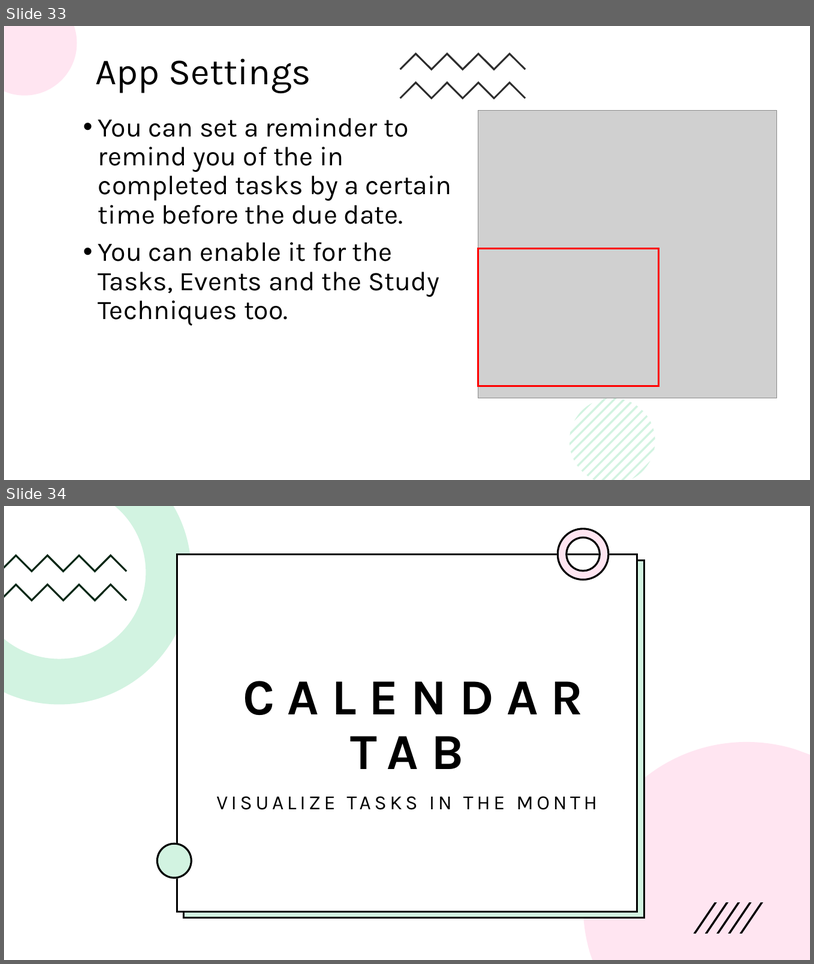
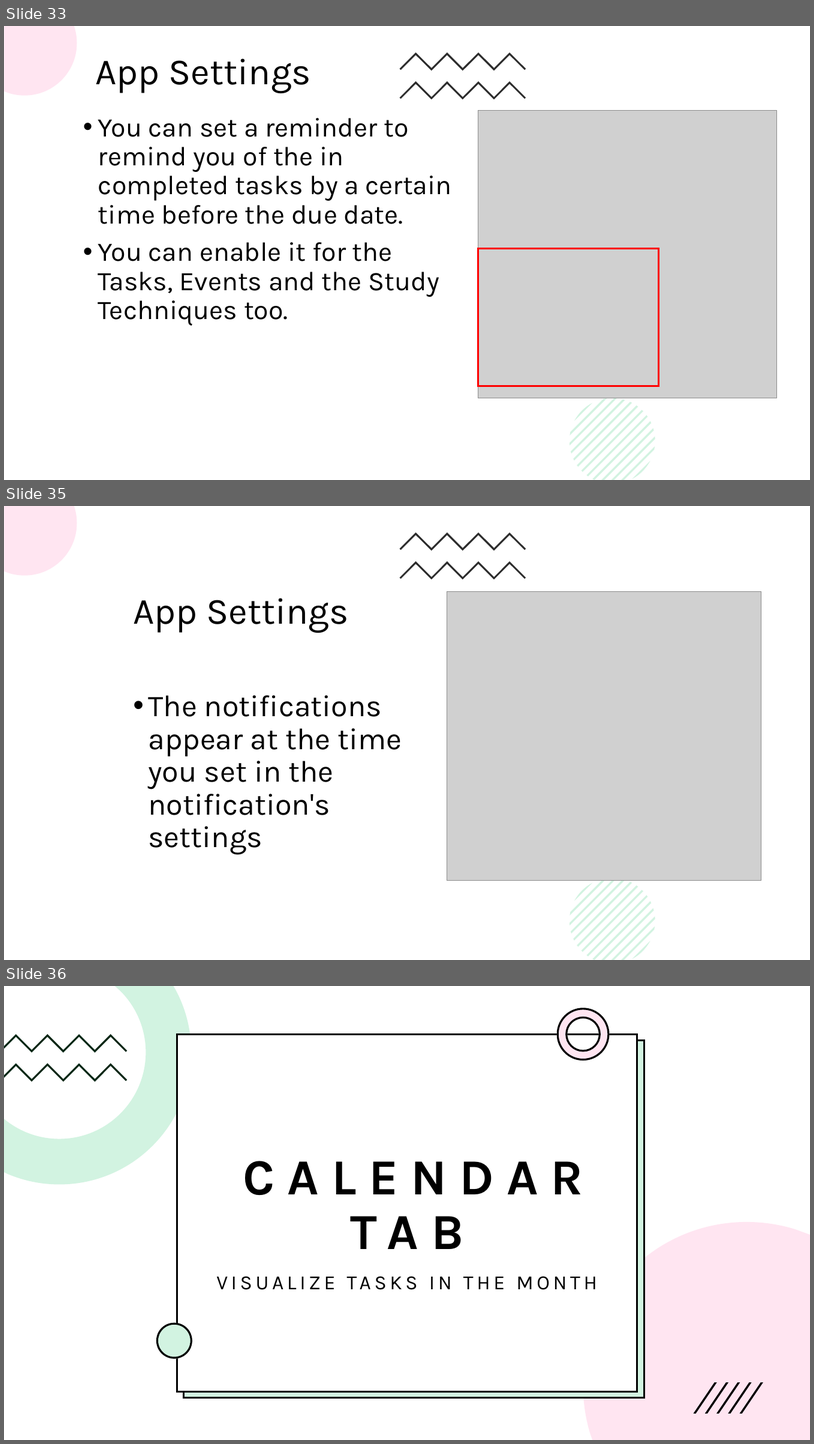
Before and after one commit to BadrGello/Task-Management-App, a slide deck: Documents/Final presentation.pptx. Shown one above the other, each under a label of ours: slides 33 and 34 before the commit, slides 33, 35 and 36 after it; the slides between them are not shown. The pictures are 814x964 and 814x1444 pixels, drawn with LibreOffice and Linux fonts; fonts in the diff are those of the drawing; grey boxes stand for pictures. Boxes give left, top, right and bottom in pixels: in the first picture for what was removed or moved away, otherwise in the second. Text is boxed around its words. In the diff, an @@ line names an element or a change of style, - is before the commit and + after.

```diff
--- a/Documents/Final presentation.pptx
+++ b/Documents/Final presentation.pptx
@@ slide 35 added at [4,506,810,960], background #FFFFFF; not listed: 16 template elements that a slide beside it also shows @@
@@ picture added at [447,591,761,880] @@
@@ title added at [133,598,349,633], 44 pt, text #000000 @@
+App Settings
@@ text added at [149,695,402,855], 36 pt, text #000000 @@
+• The notifications appear at the time you set in the notification's settings
@@ what was slide 34 is now slide 36 @@
```
Also in this commit, not shown: 1 other slide added.
